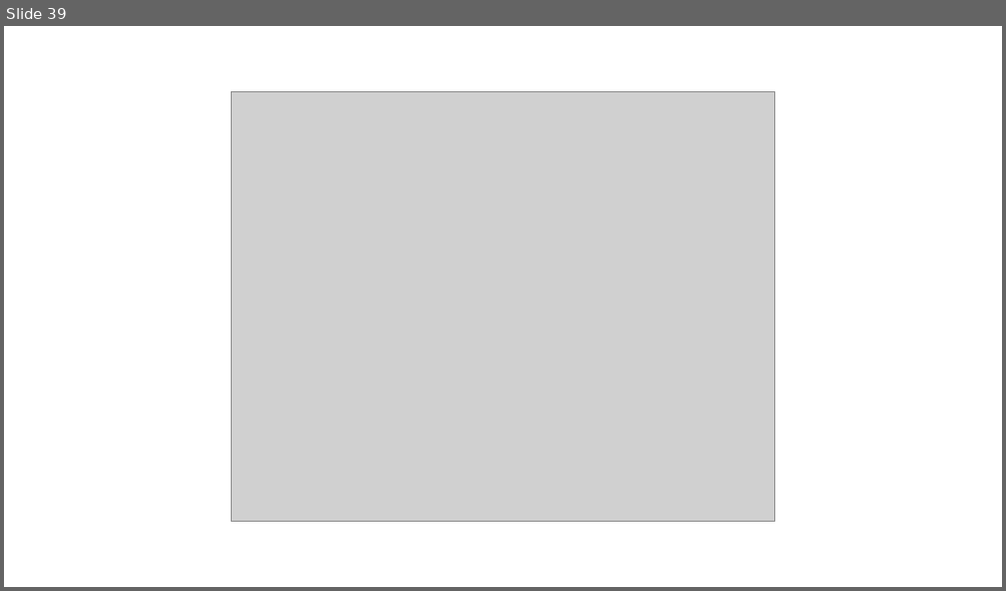
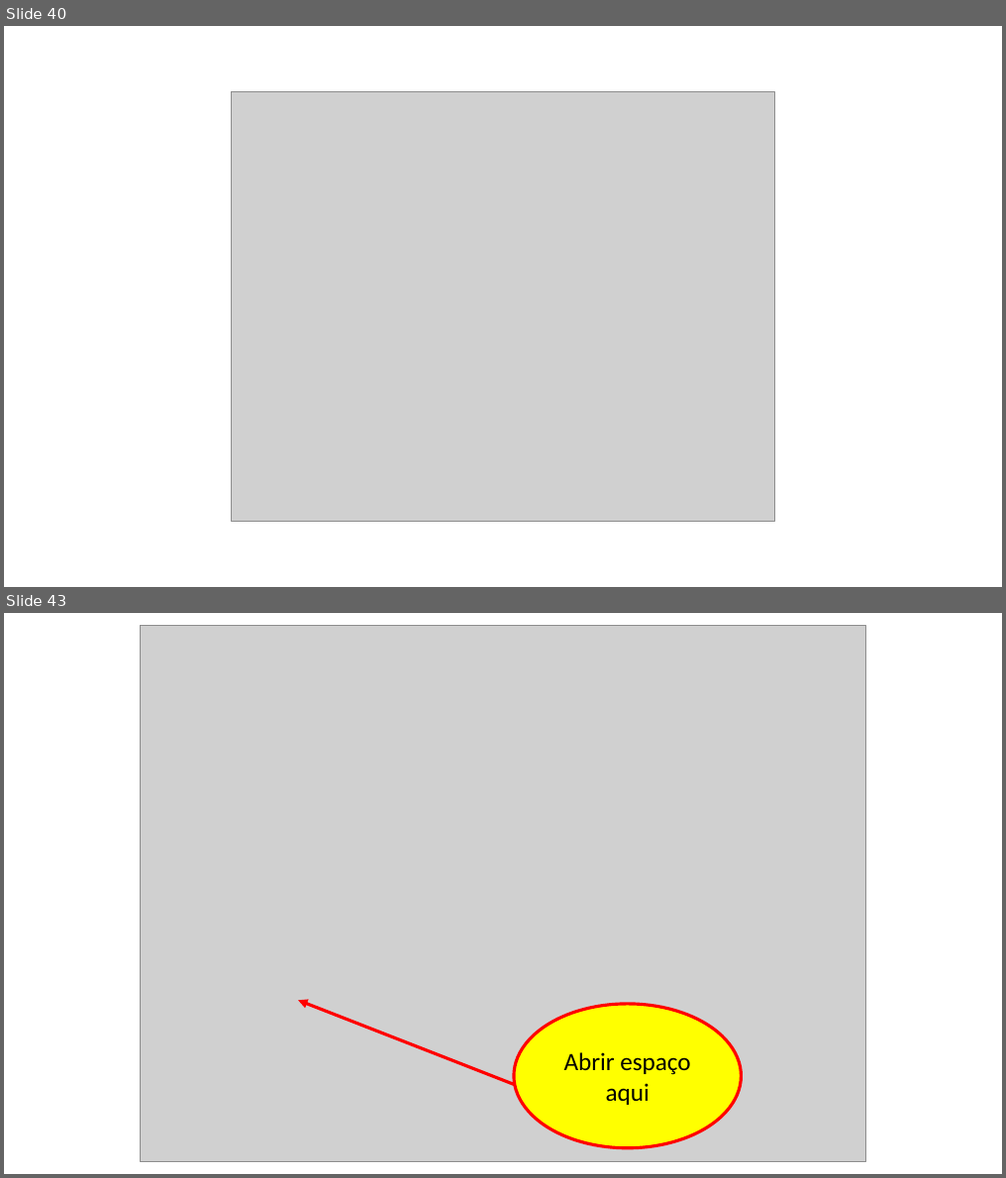
Before and after one commit to guilhermehsouza/AulaCSS, a slide deck: Aula Inicial de CSS em 27-08-2026.pptx. Shown one above the other, each under a label of ours: slide 39 before the commit, slides 40 and 43 after it; the slides between them are not shown. The pictures are 1006x591 and 1006x1178 pixels, drawn with LibreOffice and Linux fonts; fonts in the diff are those of the drawing; grey boxes stand for pictures. Boxes give left, top, right and bottom in pixels: in the first picture for what was removed or moved away, otherwise in the second. Text is boxed around its words. In the diff, an @@ line names an element or a change of style, - is before the commit and + after.

```diff
--- a/Aula Inicial de CSS em 27-08-2026.pptx
+++ b/Aula Inicial de CSS em 27-08-2026.pptx
@@ slide 43 added at <box>4,613,1002,1174</box>, background #FFFFFF @@
@@ picture added at <box>141,626,865,1161</box> @@
@@ arrow added from (519, 1087) to (298, 1001), #FF0000 3 pt @@
@@ ellipse added at <box>514,1004,742,1149</box>, fill #FFFF00, outline #FF0000 3 pt, 24 pt, text #000000 @@
+Abrir espaço aqui
@@ what was slide 39 is now slide 40 @@
```
Also in this commit, not shown: 1 slide changed, 7 other slides added, 7 slides removed, 1 other file.
